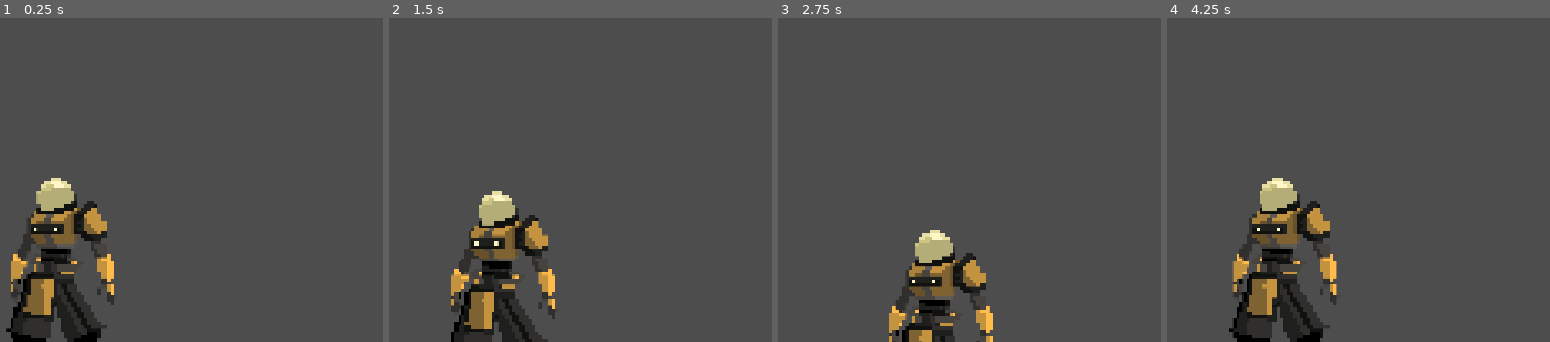
Above: before the commit, frames 1-4 (left to right).
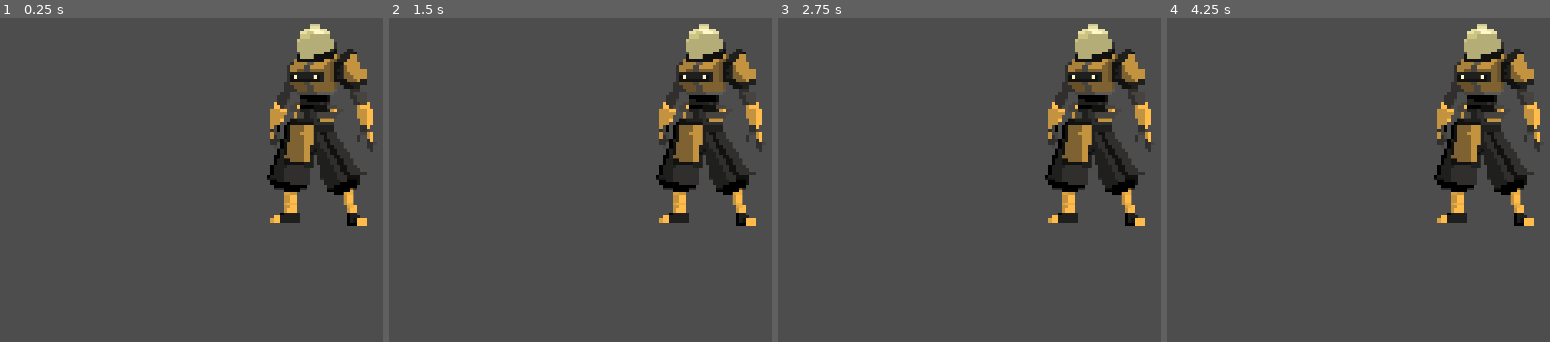
Above: after the commit, the same moments.

Repository: Juan-Carrio/godot-2d-game
Game: Godot game, scene res://player.tscn
Two runs of this game, one before a commit and one after it. Both use one fixed random seed, a clock stepped at 60 frames per second and the inputs below.
Inputs:
- Up to frame 1 (0.25 s): no input
- Up to frame 2 (1.5 s): tap Enter at 0.5 s; hold D 0.53-1.28 s; hold S from 1.28 s (still down)
- Up to frame 3 (2.75 s): release S at 2.03 s; hold D from 2.03 s (still down)
- Up to frame 4 (4.25 s): release D at 2.78 s; hold W 2.78-3.53 s; hold A from 3.53 s (still down)

The runs differ from the first frame. In frame 1, 17% of the frame differs, in the area x 1-98%, y 1-100%; in frame 2, 16%; in frame 3, 14%; in frame 4, 17%, in the area x 16-98%, y 1-100%.

Commit message:
World, TileMap y cámara del Player
Se creó el escenario principal, se agregó el terreno con TileMapLayer y se implementó Camera2D para seguir al Player.

Diff:
--- a/player.gd
+++ b/player.gd
@@ -1,5 +1,5 @@
 extends CharacterBody2D
-var vel = 100
+var vel = 400
 
 func _physics_process(delta):
 
--- a/player.tscn
+++ b/player.tscn
@@ -4,17 +4,17 @@
 [ext_resource type="Texture2D" uid="uid://d28rx30tg2wyo" path="res://Personaje.png" id="2_i3pqv"]
 
 [sub_resource type="RectangleShape2D" id="RectangleShape2D_ktupk"]
-size = Vector2(369.34485, 928.8128)
+size = Vector2(122.37331, 312.87247)
 
 [node name="Player" type="CharacterBody2D" unique_id=1083002046]
 script = ExtResource("1_onrkg")
 
+[node name="Camera2D" type="Camera2D" parent="." unique_id=145715094]
+
 [node name="CollisionShape2D" type="CollisionShape2D" parent="." unique_id=276182453]
-position = Vector2(214, 574.5919)
 scale = Vector2(0.8988889, 0.83674973)
 shape = SubResource("RectangleShape2D_ktupk")
 
 [node name="Sprite2D" type="Sprite2D" parent="." unique_id=474440562]
-position = Vector2(202, 544)
 scale = Vector2(0.3, 0.3)
 texture = ExtResource("2_i3pqv")
--- /dev/null
+++ b/world.tscn
@@ -0,0 +1,21 @@
+[gd_scene format=3 uid="uid://c0w8tw112g17q"]
+
+[ext_resource type="PackedScene" uid="uid://cpsaxvvwqv80r" path="res://player.tscn" id="1_f3sb7"]
+[ext_resource type="Texture2D" uid="uid://qlmxc7m2weqa" path="res://Fondo de mapa.png" id="1_fj7yv"]
+
+[sub_resource type="TileSetAtlasSource" id="TileSetAtlasSource_fj7yv"]
+texture = ExtResource("1_fj7yv")
+texture_region_size = Vector2i(1536, 1024)
+0:0/0 = 0
+
+[sub_resource type="TileSet" id="TileSet_ktupk"]
+tile_size = Vector2i(1536, 1024)
+sources/3 = SubResource("TileSetAtlasSource_fj7yv")
+
+[node name="World" type="Node2D" unique_id=2110281769]
+
+[node name="TileMapLayer" type="TileMapLayer" parent="." unique_id=644428842]
+tile_map_data = PackedByteArray(0, 0, 29, 0, 30, 0, 0, 0, 42, 0, 30, 0, 0, 0, 255, 255, 255, 255, 3, 0, 0, 0, 0, 0, 0, 0, 0, 0, 255, 255, 3, 0, 0, 0, 0, 0, 0, 0, 0, 0, 0, 0, 3, 0, 0, 0, 0, 0, 0, 0, 255, 255, 0, 0, 3, 0, 0, 0, 0, 0, 0, 0)
+tile_set = SubResource("TileSet_ktupk")
+
+[node name="Player" parent="." unique_id=1083002046 instance=ExtResource("1_f3sb7")]
Binary file added: Fondo de mapa.png
Not shown, added: Fondo de mapa.png.import
